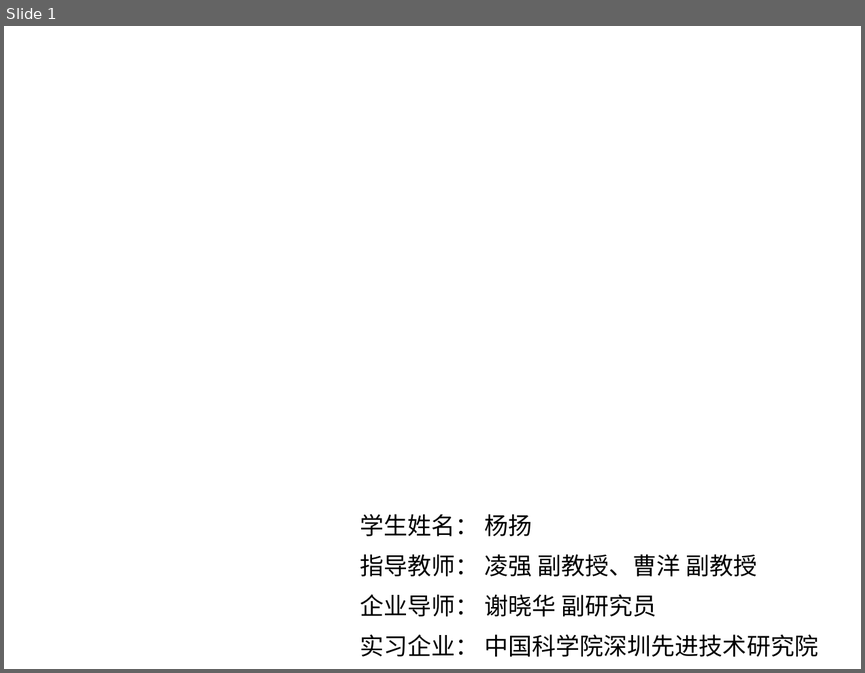
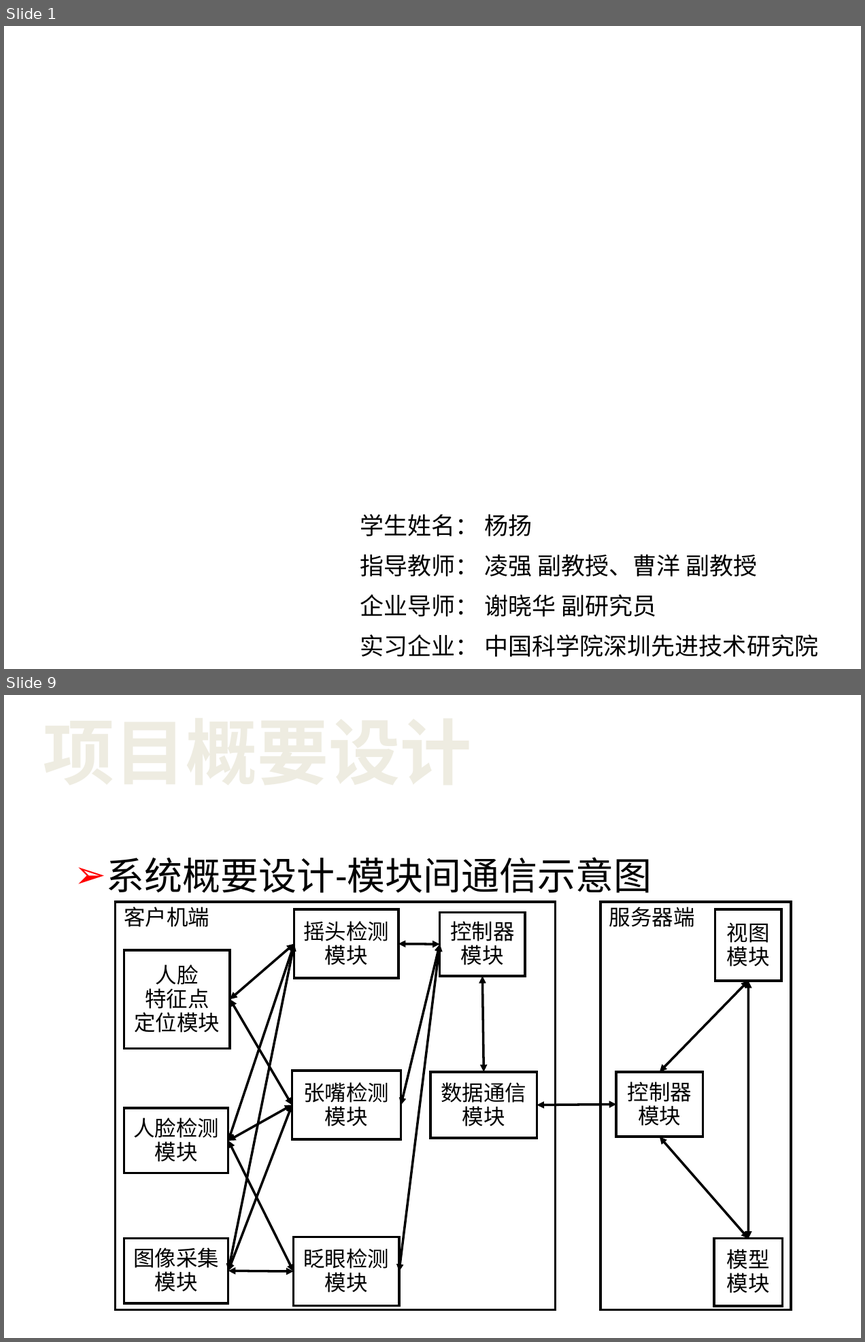
Before and after one commit to netbeen/BiyePaper, a slide deck: 答辩PPT.ppt. Shown one above the other, each under a label of ours: slide 1 before the commit, slides 1 and 9 after it; the slides between them are not shown. The pictures are 865x673 and 865x1342 pixels, drawn with LibreOffice and Linux fonts; fonts in the diff are those of the drawing; background and template pictures are left out. Boxes give left, top, right and bottom in pixels: in the first picture for what was removed or moved away, otherwise in the second. Text is boxed around its words. In the diff, an @@ line names an element or a change of style, - is before the commit and + after.

```diff
--- a/答辩PPT.ppt
+++ b/答辩PPT.ppt
@@ slide 9 added at [4,695,861,1338], background picture (left out) @@
@@ title added at [21,707,494,794], 60 pt, text #EEECE1, bold @@
+项目概要设计
@@ text added at [107,857,652,893], 32 pt, text #000000 @@
+➢ 系统概要设计-模块间通信示意图
@@ group added at [116,902,791,1309]: 16 double arrows, 13 rectangles @@
+服务器端
+客户机端
+图像采集模块
+人脸
+特征点
+定位模块
+眨眼检测模块
+张嘴检测模块
+摇头检测模块
+控制器模块
+数据通信模块
+控制器模块
+模型模块
+视图模块
+人脸检测模块
```
Also in this commit, not shown: 3 slides changed, 29 other slides added, 1 slide removed, 7 other files.
